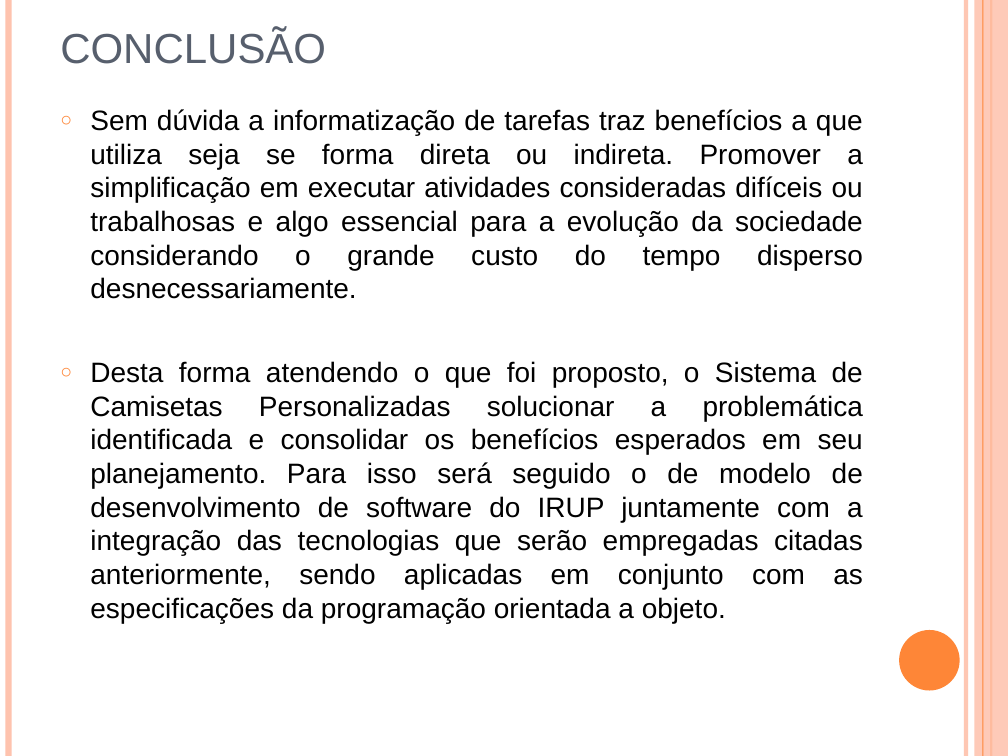
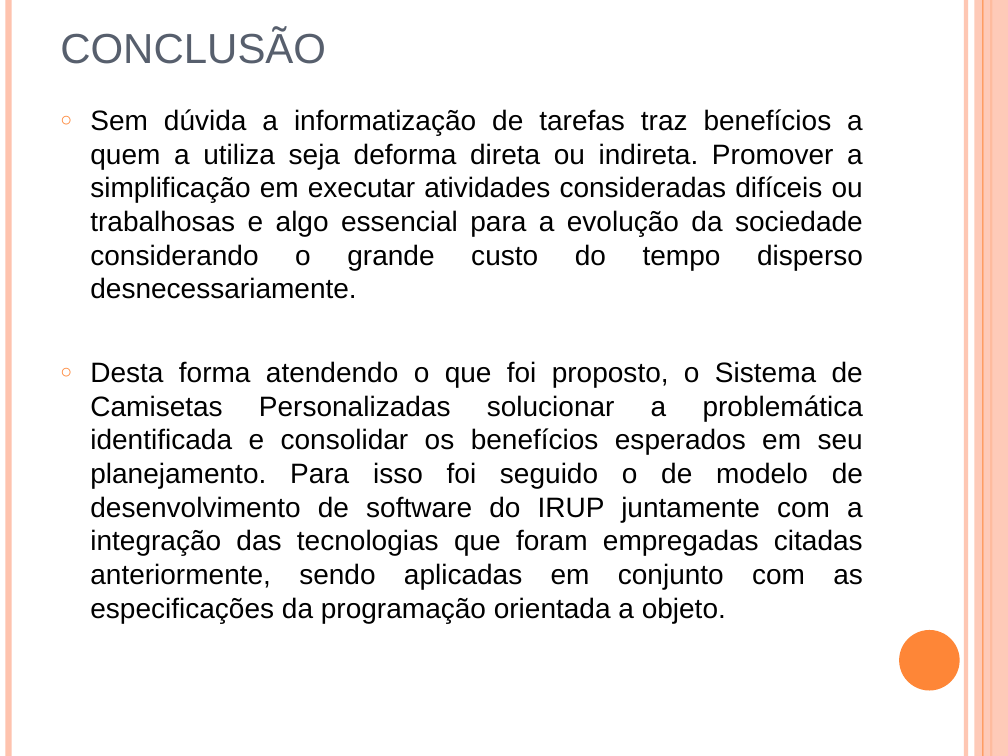
Before and after one commit to cerberosnash/sistema-de-camisetas-personalizadas, a slide deck: slide 16 of docs/Importantes/modelo-de-apresentação-de-tcc.ppt. Drawn at 1008x756 pixels with LibreOffice and Linux fonts; fonts in the diff are those of the drawing. Boxes give left, top, right and bottom in pixels: in the first picture for what was removed or moved away, otherwise in the second. Text is boxed around its words. In the diff, an @@ line names an element or a change of style, - is before the commit and + after.

```diff
--- a/docs/Importantes/modelo-de-apresentação-de-tcc.ppt
+++ b/docs/Importantes/modelo-de-apresentação-de-tcc.ppt
@@ text at box(90, 109, 863, 623): text changed @@
-○ Sem dúvida a informatização de tarefas traz benefícios a que utiliza seja se forma direta ou indireta. Promover a simplificação em executar atividades consideradas difíceis ou trabalhosas e algo essencial para a evolução da sociedade considerando o grande custo do tempo disperso desnecessariamente.
-○ Desta forma atendendo o que foi proposto, o Sistema de Camisetas Personalizadas solucionar a problemática identificada e consolidar os benefícios esperados em seu planejamento. Para isso será seguido o de modelo de desenvolvimento de software do IRUP juntamente com a integração das tecnologias que serão empregadas citadas anteriormente, sendo aplicadas em conjunto com as especificações da programação orientada a objeto.
+○ Sem dúvida a informatização de tarefas traz benefícios a quem a utiliza seja deforma direta ou indireta. Promover a simplificação em executar atividades consideradas difíceis ou trabalhosas e algo essencial para a evolução da sociedade considerando o grande custo do tempo disperso desnecessariamente.
+○ Desta forma atendendo o que foi proposto, o Sistema de Camisetas Personalizadas solucionar a problemática identificada e consolidar os benefícios esperados em seu planejamento. Para isso foi seguido o de modelo de desenvolvimento de software do IRUP juntamente com a integração das tecnologias que foram empregadas citadas anteriormente, sendo aplicadas em conjunto com as especificações da programação orientada a objeto.
```
Also in this commit, not shown: 6 other slides changed, 4 slides added.
